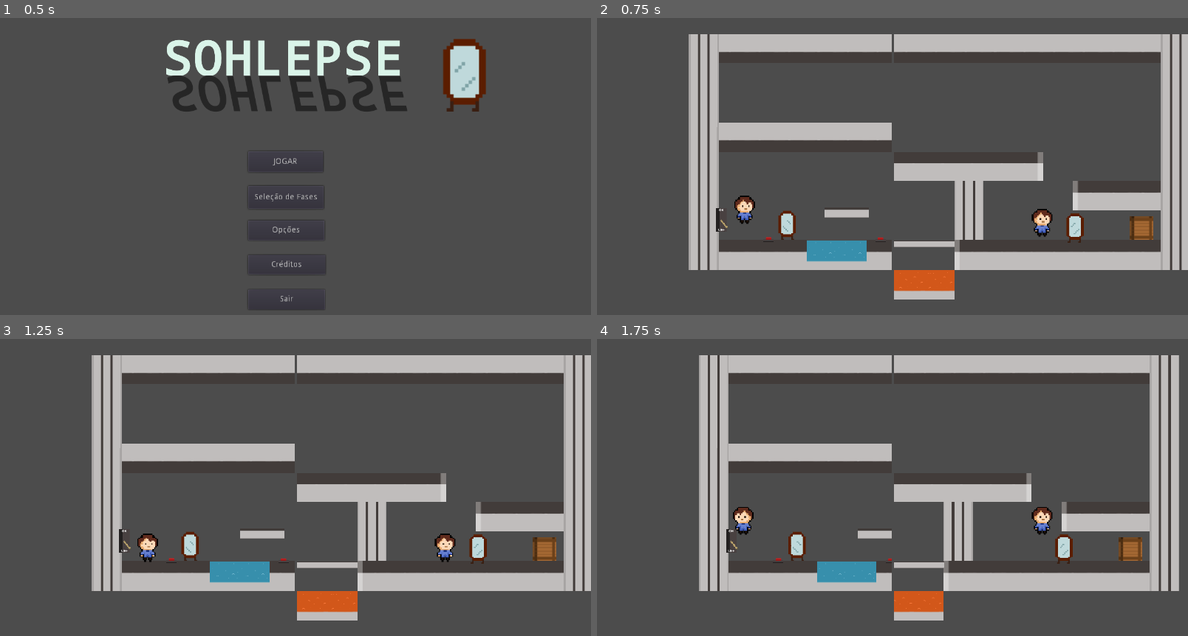
Above: before the commit, frames 1-4 (two rows, left to right).
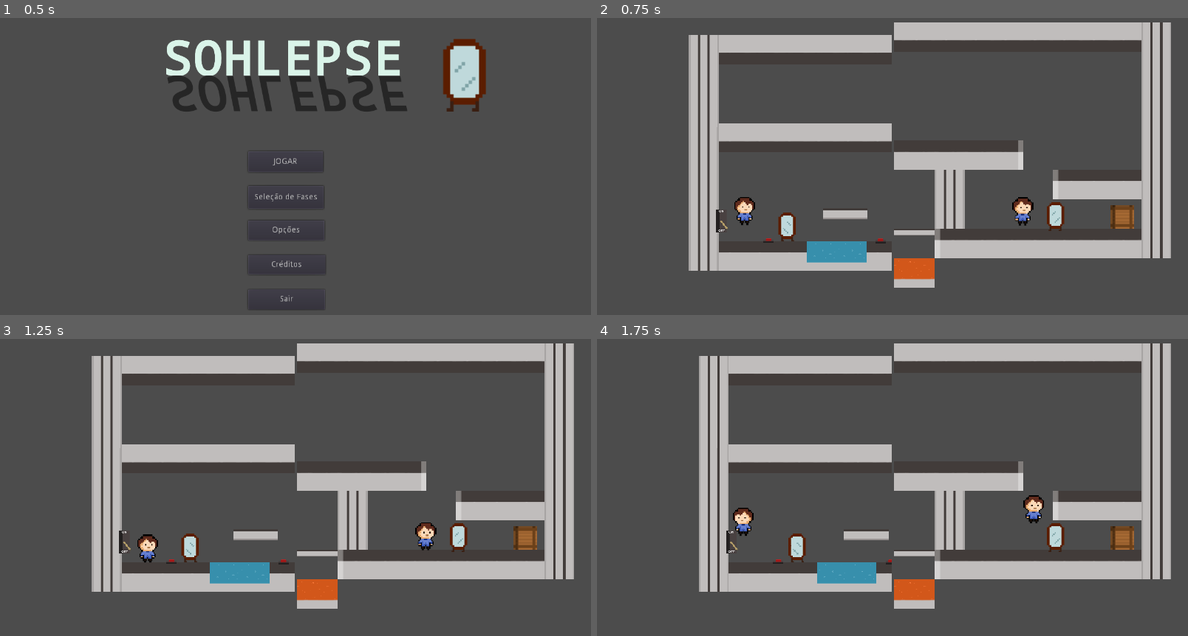
Above: after the commit, the same moments.

Repository: papukweh/Sohlepse
Game: Godot game, scene res://Menus/MenuPrincipal.tscn
Same seed, same stepped clock (60 frames per second), same inputs: the game is played once before the commit and once after it.
Inputs:
- Up to frame 1 (0.5 s): no input
- Up to frame 2 (0.75 s): click "JOGAR" at 0.5 s
- Up to frame 3 (1.25 s): no input
- Up to frame 4 (1.75 s): tap Enter at 1.25 s; hold Right (move_right) from 1.28 s (still down); tap H (change-h) at 1.35 s; tap Up (jump) at 1.52 s

Frame 1 is identical in both runs. In frame 2, 18% of the frame differs, in the area x 15-100%, y 1-95%; in frame 3, 19%; in frame 4, 17%.

Commit message:
Espinhos implementados e botões/alavanca genéricos

Diff:
--- a/Sohlepse/Hazards/FireArea.tscn
+++ b/Sohlepse/Hazards/FireArea.tscn
@@ -3,14 +3,12 @@
 [ext_resource path="res://Assets/Lava.png" type="Texture" id=1]
 [ext_resource path="res://Hazards/FireArea.gd" type="Script" id=2]
 
-
-
-[sub_resource type="RectangleShape2D" id=2]
+[sub_resource type="RectangleShape2D" id=1]
 
 custom_solver_bias = 0.0
 extents = Vector2( 25.6657, 10 )
 
-[sub_resource type="RectangleShape2D" id=1]
+[sub_resource type="RectangleShape2D" id=2]
 
 custom_solver_bias = 0.0
 extents = Vector2( 9.83139, 9.62653 )
--- /dev/null
+++ b/Sohlepse/Hazards/Thorns.gd
@@ -0,0 +1,33 @@
+extends Area2D
+
+export var begin = 0 # 0 = default is deactivated
+var on = false
+signal triggered
+signal default
+
+func _ready():
+	if begin == 0:
+		$AnimatedSprite.animation = "off"
+	else:
+		on = true
+		$AnimatedSprite.animation = "on"
+
+func _on_Thorns_default():
+	if begin == 0:
+		on = false
+		$AnimatedSprite.animation = "off"
+	else:
+		on = true
+		$AnimatedSprite.animation = "on"
+
+func _on_Thorns_triggered():
+	if begin == 0:
+		on = true
+		$AnimatedSprite.animation = "on"
+	else:
+		on = false
+		$AnimatedSprite.animation = "off"
+
+func _on_Thorns_body_entered(body):
+	if (on and body.get_name().begins_with("Player") and not body.dead):
+		body.die()
--- /dev/null
+++ b/Sohlepse/Hazards/Thorns.tscn
@@ -0,0 +1,81 @@
+[gd_scene load_steps=7 format=2]
+
+[ext_resource path="res://Hazards/Thorns.gd" type="Script" id=1]
+[ext_resource path="res://Assets/thorn_on.png" type="Texture" id=2]
+[ext_resource path="res://Assets/thorn_off.png" type="Texture" id=3]
+
+[sub_resource type="SpriteFrames" id=1]
+
+animations = [ {
+"frames": [ ExtResource( 2 ) ],
+"loop": true,
+"name": "on",
+"speed": 5.0
+}, {
+"frames": [ ExtResource( 3 ) ],
+"loop": true,
+"name": "off",
+"speed": 5.0
+} ]
+
+[sub_resource type="RectangleShape2D" id=2]
+
+custom_solver_bias = 0.0
+extents = Vector2( 32.3044, 10.1168 )
+
+[sub_resource type="RectangleShape2D" id=3]
+
+custom_solver_bias = 0.0
+extents = Vector2( 31.105, 10 )
+
+[node name="Thorns" type="Area2D"]
+
+scale = Vector2( 1, 1.265 )
+input_pickable = true
+gravity_vec = Vector2( 0, 1 )
+gravity = 98.0
+linear_damp = 0.1
+angular_damp = 1.0
+audio_bus_override = false
+audio_bus_name = "Master"
+script = ExtResource( 1 )
+_sections_unfolded = [ "Collision", "Transform" ]
+begin = 0
+
+[node name="AnimatedSprite" type="AnimatedSprite" parent="." index="0"]
+
+position = Vector2( 0, -0.214584 )
+scale = Vector2( 1, 0.79 )
+frames = SubResource( 1 )
+animation = "on"
+_sections_unfolded = [ "Transform" ]
+
+[node name="CollisionShape2D" type="CollisionShape2D" parent="." index="1"]
+
+position = Vector2( -0.326843, -16.5034 )
+scale = Vector2( 1, 1.55619 )
+shape = SubResource( 2 )
+_sections_unfolded = [ "Visibility" ]
+
+[node name="StaticBody2D" type="StaticBody2D" parent="." index="2"]
+
+input_pickable = false
+collision_layer = 1
+collision_mask = 1
+constant_linear_velocity = Vector2( 0, 0 )
+constant_angular_velocity = 0.0
+friction = 1.0
+bounce = 0.0
+
+[node name="CollisionShape2D" type="CollisionShape2D" parent="StaticBody2D" index="0"]
+
+position = Vector2( 0.272635, 7.06794 )
+scale = Vector2( 1.04, 2.55263 )
+shape = SubResource( 3 )
+_sections_unfolded = [ "Transform" ]
+
+[connection signal="body_entered" from="." to="." method="_on_Thorns_body_entered"]
+
+[connection signal="default" from="." to="." method="_on_Thorns_default"]
+
+[connection signal="triggered" from="." to="." method="_on_Thorns_triggered"]
--- a/Sohlepse/Objects/Button.gd
+++ b/Sohlepse/Objects/Button.gd
@@ -1,12 +1,14 @@
 extends Area2D
 
+export var object = ""
+
 #button1
-onready var bid = get_name().substr(6,1)
-onready var wall = get_parent().get_node("Wall"+bid)
+onready var bid = get_name().substr(6,2)
+onready var obj = get_parent().get_node(object+bid)
 signal hit
 
 func _ready():
-	wall.connect("hidden", wall, "_on_Wall_hidden")
+	obj.connect("triggered", obj, "_on_" + object + "_triggered")
 
 func _on_Button_body_entered(body):
 	$CollisionShape2D.disabled = true
@@ -14,4 +16,4 @@
 	emit_signal("hit")
 
 func _on_Button_hit():
-	wall.emit_signal("hidden")
+	obj.emit_signal("triggered")
--- a/Sohlepse/Objects/Button.tscn
+++ b/Sohlepse/Objects/Button.tscn
@@ -3,8 +3,6 @@
 [ext_resource path="res://Objects/Button.gd" type="Script" id=1]
 [ext_resource path="res://Assets/Button2.png" type="Texture" id=2]
 [ext_resource path="res://Assets/Button1.png" type="Texture" id=3]
-
-
 
 [sub_resource type="SpriteFrames" id=1]
 
@@ -36,6 +34,7 @@
 audio_bus_override = false
 audio_bus_name = "Master"
 script = ExtResource( 1 )
+object = ""
 
 [node name="AnimatedSprite" type="AnimatedSprite" parent="." index="0"]
 
--- a/Sohlepse/Objects/ButtonInst.gd
+++ b/Sohlepse/Objects/ButtonInst.gd
@@ -1,13 +1,15 @@
 extends StaticBody2D
 
-onready var bid = get_name().substr(6,1)
-onready var wall = get_parent().get_node("Wall"+bid)
+export var object = ""
+
+onready var bid = get_name().substr(6,2)
+onready var obj = get_parent().get_node(object+bid)
 signal hit
 signal out
 
 func _ready():
-	wall.connect("hidden", wall, "_on_Wall_hidden")
-	wall.connect("shown", wall, "_on_Wall_shown")
+	obj.connect("triggered", obj, "_on_" + object + "_triggered")
+	obj.connect("default", obj, "_on_" + object + "_default")
 
 func _process(delta):
 	if $left.is_colliding() || $right.is_colliding() || $up.is_colliding():
@@ -18,9 +20,9 @@
 func _on_ButtonInst_hit():
 	$AnimatedSprite.animation = "pressed"
 	$CollisionShape2D.disabled = true
-	wall.emit_signal("hidden")
+	obj.emit_signal("triggered")
 
 func _on_ButtonInst_out():
 	$AnimatedSprite.animation = "default"
 	$CollisionShape2D.disabled = false
-	wall.emit_signal("shown")
+	obj.emit_signal("default")
--- a/Sohlepse/Objects/ButtonInst.tscn
+++ b/Sohlepse/Objects/ButtonInst.tscn
@@ -3,8 +3,6 @@
 [ext_resource path="res://Objects/ButtonInst.gd" type="Script" id=1]
 [ext_resource path="res://Assets/Button2.png" type="Texture" id=2]
 [ext_resource path="res://Assets/Button1.png" type="Texture" id=3]
-
-
 
 [sub_resource type="SpriteFrames" id=1]
 
@@ -35,6 +33,7 @@
 friction = 1.0
 bounce = 0.0
 script = ExtResource( 1 )
+object = ""
 
 [node name="AnimatedSprite" type="AnimatedSprite" parent="." index="0"]
 
--- a/Sohlepse/Objects/Lever.gd
+++ b/Sohlepse/Objects/Lever.gd
@@ -1,16 +1,17 @@
 extends Area2D
 
+export var object = ""
 var inbody = null
 var activated = false
 signal hit
 
-onready var bid = get_name().substr(5,1)
-onready var wall = get_parent().get_node("Wall"+bid)
+onready var bid = get_name().substr(5,2)
+onready var obj = get_parent().get_node(object + bid)
 
 #lever1
 func _ready():
-	wall.connect("hidden", wall, "_on_Wall_hidden")
-	wall.connect("shown", wall, "_on_Wall_shown")
+	obj.connect("triggered", obj, "_on_" + object + "_triggered")
+	obj.connect("default", obj, "_on_" + object + "_default")
 
 func _process(delta):
 	if inbody != null and inbody.get_name().begins_with("Player") and Input.is_action_just_pressed("interact"):
@@ -25,9 +26,9 @@
 func _on_Lever_hit():
 	if !activated:
 		$AnimatedSprite.animation = "on"
-		wall.emit_signal("hidden")
+		obj.emit_signal("triggered")
 		activated = true
 	else:
 		$AnimatedSprite.animation = "off"
-		wall.emit_signal("shown")
+		obj.emit_signal("default")
 		activated = false
--- a/Sohlepse/Objects/Lever.tscn
+++ b/Sohlepse/Objects/Lever.tscn
@@ -3,8 +3,6 @@
 [ext_resource path="res://Objects/Lever.gd" type="Script" id=1]
 [ext_resource path="res://Assets/lever_on.png" type="Texture" id=2]
 [ext_resource path="res://Assets/lever_off.png" type="Texture" id=3]
-
-
 
 [sub_resource type="SpriteFrames" id=1]
 
@@ -38,6 +36,7 @@
 audio_bus_name = "Master"
 script = ExtResource( 1 )
 _sections_unfolded = [ "Collision" ]
+object = ""
 
 [node name="AnimatedSprite" type="AnimatedSprite" parent="." index="0"]
 
@@ -48,9 +47,10 @@
 
 [node name="CollisionShape2D" type="CollisionShape2D" parent="." index="1"]
 
-position = Vector2( 0.131722, -0.0451455 )
-scale = Vector2( 0.996257, 1.6375 )
+position = Vector2( 0.263002, -0.0451455 )
+scale = Vector2( 0.987288, 1.6375 )
 shape = SubResource( 2 )
+_sections_unfolded = [ "Transform" ]
 
 [connection signal="body_entered" from="." to="." method="_on_Lever_body_entered"]
 
--- a/Sohlepse/Objects/Wall.gd
+++ b/Sohlepse/Objects/Wall.gd
@@ -1,12 +1,12 @@
 extends StaticBody2D
 
-signal hidden
-signal shown
+signal triggered
+signal default
 
-func _on_Wall_hidden():
+func _on_Wall_triggered():
 	self.hide()
 	$CollisionShape2D.disabled = true
 
-func _on_Wall_shown():
+func _on_Wall_default():
 	self.show()
 	$CollisionShape2D.disabled = false
--- a/Sohlepse/Objects/Wall.tscn
+++ b/Sohlepse/Objects/Wall.tscn
@@ -2,8 +2,6 @@
 
 [ext_resource path="res://Objects/Wall.gd" type="Script" id=1]
 [ext_resource path="res://Assets/actionable_wall.png" type="Texture" id=2]
-
-
 
 [sub_resource type="RectangleShape2D" id=1]
 
--- a/Sohlepse/Stages/stage1.tscn
+++ b/Sohlepse/Stages/stage1.tscn
@@ -7,15 +7,16 @@
 [ext_resource path="res://Objects/Button.tscn" type="PackedScene" id=5]
 [ext_resource path="res://Objects/Lever.tscn" type="PackedScene" id=6]
 [ext_resource path="res://Objects/ButtonInst.tscn" type="PackedScene" id=7]
-[ext_resource path="res://Objects/Wall.tscn" type="PackedScene" id=8]
-[ext_resource path="res://Hazards/FallingFloor.tscn" type="PackedScene" id=9]
-[ext_resource path="res://Hazards/FireArea.tscn" type="PackedScene" id=10]
-[ext_resource path="res://Hazards/WaterArea.tscn" type="PackedScene" id=11]
-[ext_resource path="res://Objects/Endgoal.tscn" type="PackedScene" id=12]
-[ext_resource path="res://Hazards/Limit.tscn" type="PackedScene" id=13]
-[ext_resource path="res://Objects/EndgoalMirror.tscn" type="PackedScene" id=14]
-[ext_resource path="res://Objects/Platform.tscn" type="PackedScene" id=15]
-[ext_resource path="res://Objects/MovingPlatform.tscn" type="PackedScene" id=16]
+[ext_resource path="res://Hazards/Thorns.tscn" type="PackedScene" id=8]
+[ext_resource path="res://Objects/Wall.tscn" type="PackedScene" id=9]
+[ext_resource path="res://Hazards/FallingFloor.tscn" type="PackedScene" id=10]
+[ext_resource path="res://Hazards/FireArea.tscn" type="PackedScene" id=11]
+[ext_resource path="res://Hazards/WaterArea.tscn" type="PackedScene" id=12]
+[ext_resource path="res://Objects/Endgoal.tscn" type="PackedScene" id=13]
+[ext_resource path="res://Hazards/Limit.tscn" type="PackedScene" id=14]
+[ext_resource path="res://Objects/EndgoalMirror.tscn" type="PackedScene" id=15]
+[ext_resource path="res://Objects/Platform.tscn" type="PackedScene" id=16]
+[ext_resource path="res://Objects/MovingPlatform.tscn" type="PackedScene" id=17]
 
 [node name="stage1" index="0" instance=ExtResource( 1 )]
 
@@ -51,10 +52,10 @@
 anchor_top = 0.0
 anchor_right = 0.0
 anchor_bottom = 0.0
-margin_left = -919.0
-margin_top = -146.0
-margin_right = 770.0
-margin_bottom = 644.0
+margin_left = -745.0
+margin_top = -148.0
+margin_right = 944.0
+margin_bottom = 642.0
 rect_pivot_offset = Vector2( 0, 0 )
 rect_clip_content = false
 mouse_filter = 0
@@ -69,10 +70,10 @@
 anchor_top = 0.0
 anchor_right = 0.0
 anchor_bottom = 0.0
-margin_left = 773.0
-margin_top = -146.0
-margin_right = 2097.0
-margin_bottom = 650.0
+margin_left = 944.0
+margin_top = -121.0
+margin_right = 2268.0
+margin_bottom = 675.0
 rect_pivot_offset = Vector2( 0, 0 )
 rect_clip_content = false
 mouse_filter = 0
@@ -110,103 +111,116 @@
 
 position = Vector2( 180.002, 448.136 )
 _sections_unfolded = [ "Transform" ]
+object = "Wall"
 
 [node name="Lever2" parent="Objects" index="4" instance=ExtResource( 6 )]
 
 position = Vector2( 80.0705, 403.013 )
 scale = Vector2( 1.21187, 1.13228 )
 _sections_unfolded = [ "Collision", "Transform" ]
-
-[node name="Button3" parent="Objects" index="5" instance=ExtResource( 7 )]
+object = "Wall"
+
+[node name="Button4" parent="Objects" index="5" instance=ExtResource( 7 )]
+
+position = Vector2( 874.407, 254.369 )
+object = "Thorns"
+
+[node name="Thorns4" parent="Objects" index="6" instance=ExtResource( 8 )]
+
+position = Vector2( 743.799, 212.471 )
+begin = 1
+
+[node name="Button3" parent="Objects" index="7" instance=ExtResource( 7 )]
 
 position = Vector2( 423, 446 )
 _sections_unfolded = [ "Transform" ]
-
-[node name="Wall1" parent="Objects" index="6" instance=ExtResource( 8 )]
+object = "Wall"
+
+[node name="Wall1" parent="Objects" index="8" instance=ExtResource( 9 )]
 
 position = Vector2( 692.88, 286.479 )
 
-[node name="Wall2" parent="Objects" index="7" instance=ExtResource( 8 )]
+[node name="Wall2" parent="Objects" index="9" instance=ExtResource( 9 )]
 
 position = Vector2( 693, 350.56 )
 
-[node name="Wall3" parent="Objects" index="8" instance=ExtResource( 8 )]
+[node name="Wall3" parent="Objects" index="10" instance=ExtResource( 9 )]
 
 position = Vector2( 693.443, 414.56 )
 
 [node name="Hazards" type="Node" parent="." index="5"]
 
-[node name="FallingFloor" parent="Hazards" index="0" instance=ExtResource( 9 )]
+[node name="FallingFloor" parent="Hazards" index="0" instance=ExtResource( 10 )]
 
 position = Vector2( 744.339, 454.842 )
 
-[node name="FallingFloor2" parent="Hazards" index="1" instance=ExtResource( 9 )]
+[node name="FallingFloor2" parent="Hazards" index="1" instance=ExtResource( 10 )]
 
 position = Vector2( 810, 455 )
 
-[node name="FallingFloor3" parent="Hazards" index="2" instance=ExtResource( 9 )]
+[node name="FallingFloor3" parent="Hazards" index="2" instance=ExtResource( 10 )]
 
 position = Vector2( 874, 455 )
 
-[node name="FallingFloor4" parent="Hazards" index="3" instance=ExtResource( 9 )]
+[node name="FallingFloor4" parent="Hazards" index="3" instance=ExtResource( 10 )]
 
 position = Vector2( 936, 455 )
 
-[node name="FallingFloor5" parent="Hazards" index="4" instance=ExtResource( 9 )]
-
-position = Vector2( 1000, 455 )
-
-[node name="FireArea" parent="Hazards" index="5" instance=ExtResource( 10 )]
+[node name="FallingFloor5" parent="Hazards" index="4" instance=ExtResource( 10 )]
+
+position = Vector2( 998.149, 455 )
+
+[node name="FireArea" parent="Hazards" index="5" instance=ExtResource( 11 )]
 
 position = Vector2( 744, 543 )
 
-[node name="FireArea3" parent="Hazards" index="6" instance=ExtResource( 10 )]
+[node name="FireArea3" parent="Hazards" index="6" instance=ExtResource( 11 )]
 
 position = Vector2( 872, 543 )
 
-[node name="FireArea4" parent="Hazards" index="7" instance=ExtResource( 10 )]
+[node name="FireArea4" parent="Hazards" index="7" instance=ExtResource( 11 )]
 
 position = Vector2( 936, 543 )
 
-[node name="FireArea5" parent="Hazards" index="8" instance=ExtResource( 10 )]
+[node name="FireArea5" parent="Hazards" index="8" instance=ExtResource( 11 )]
 
 position = Vector2( 1000, 543 )
 
-[node name="FireArea2" parent="Hazards" index="9" instance=ExtResource( 10 )]
+[node name="FireArea2" parent="Hazards" index="9" instance=ExtResource( 11 )]
 
 position = Vector2( 808, 543 )
 
-[node name="WaterArea" parent="Hazards" index="10" instance=ExtResource( 11 )]
+[node name="WaterArea" parent="Hazards" index="10" instance=ExtResource( 12 )]
 
 position = Vector2( 296, 479.16 )
 _sections_unfolded = [ "Transform" ]
 
-[node name="WaterArea2" parent="Hazards" index="11" instance=ExtResource( 11 )]
+[node name="WaterArea2" parent="Hazards" index="11" instance=ExtResource( 12 )]
 
 position = Vector2( 360, 479.16 )
 _sections_unfolded = [ "Transform" ]
 
-[node name="Endgoal" parent="." index="6" instance=ExtResource( 12 )]
-
-position = Vector2( 218.845, 414.588 )
-
-[node name="Limit" parent="." index="7" instance=ExtResource( 13 )]
+[node name="Endgoal" parent="." index="6" instance=ExtResource( 13 )]
+
+position = Vector2( 218.845, 416.095 )
+
+[node name="Limit" parent="." index="7" instance=ExtResource( 14 )]
 
 position = Vector2( 769.5, 683 )
 scale = Vector2( 29.0469, 1 )
 
-[node name="EndgoalMirror" parent="." index="8" instance=ExtResource( 14 )]
+[node name="EndgoalMirror" parent="." index="8" instance=ExtResource( 15 )]
 
 position = Vector2( 1295.08, 420.359 )
 
-[node name="Platform" parent="." index="9" instance=ExtResource( 15 )]
+[node name="Platform" parent="." index="9" instance=ExtResource( 16 )]
 
 position = Vector2( 802.217, 357.895 )
 
-[node name="MovingPlatform" parent="." index="10" instance=ExtResource( 16 )]
+[node name="MovingPlatform" parent="." index="10" instance=ExtResource( 17 )]
 
 position = Vector2( 339.991, 387.562 )
-motion = Vector2( 60, 0 )
-cycle = 10.0
+motion = Vector2( 20, 0 )
+cycle = 5.0
 
 [connection signal="area_entered" from="Objects/Lever2" to="Objects/Lever2" method="_on_lever2_area_entered"]
Not shown, added: Sohlepse/Assets/thorn.png.import
Binary file added: Sohlepse/Assets/thorn_off.png
Not shown, added: Sohlepse/Assets/thorn_off.png.import
Binary file added: Sohlepse/Assets/thorn_on.png
Not shown, added: Sohlepse/Assets/thorn_on.png.import
Not shown: 2 places in Sohlepse/Hazards/FireArea.tscn that only renumber resources
Not shown: 1 places in Sohlepse/Stages/stage1.tscn that only renumber resources
